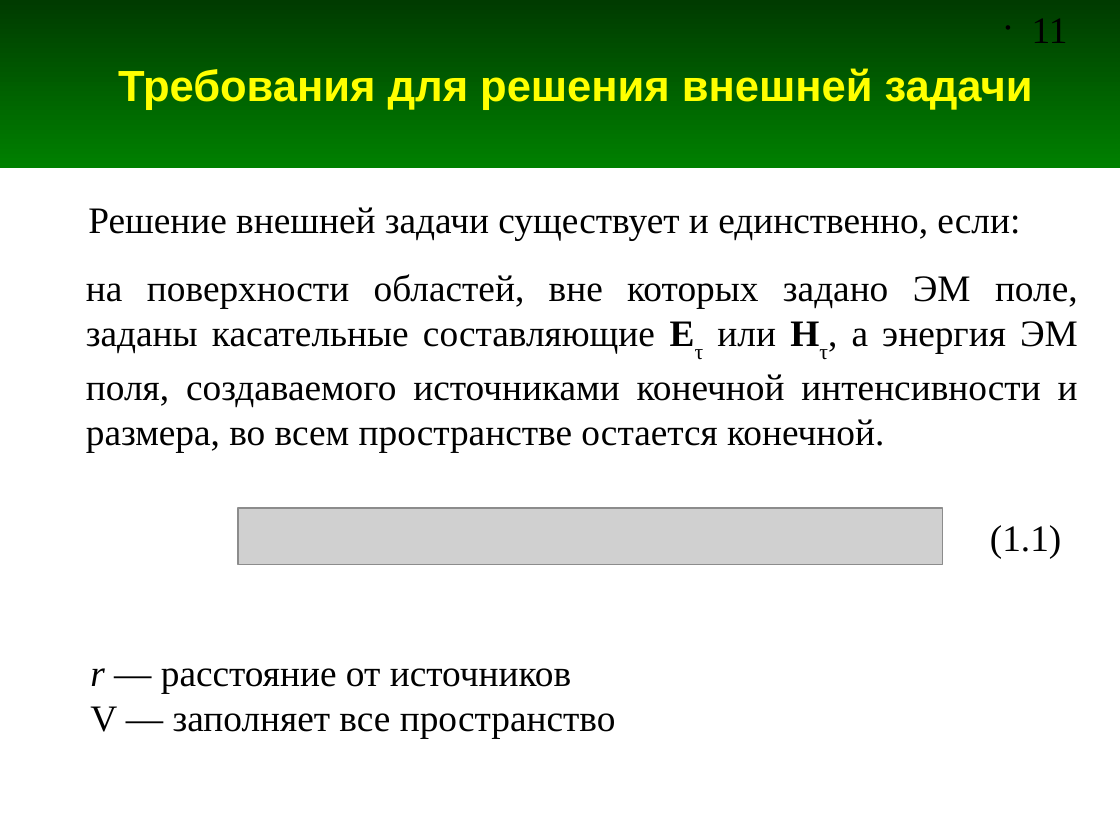
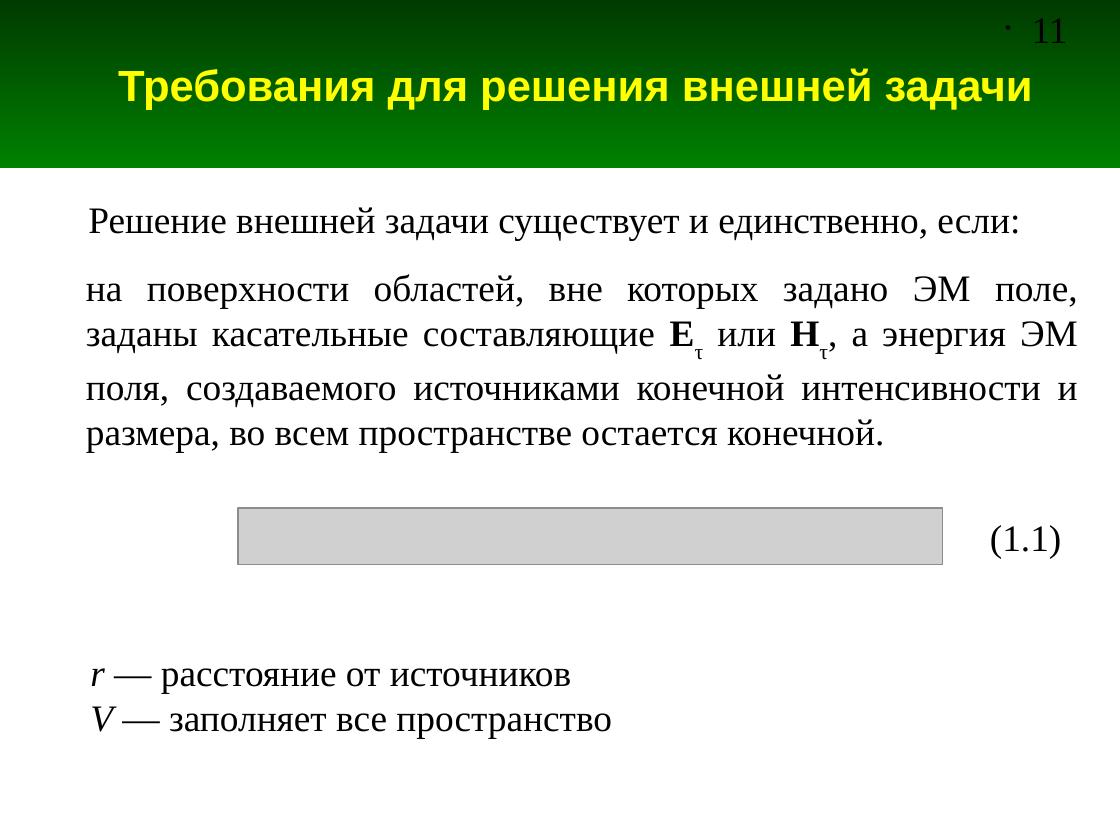
Before and after one commit to andris0147sv/modelling, a slide deck: slide 11 of presentations/1. Problem Statement.odp. Drawn at 1120x840 pixels with LibreOffice and Linux fonts; fonts in the diff are those of the drawing; grey boxes stand for pictures. Boxes give left, top, right and bottom in pixels: in the first picture for what was removed or moved away, otherwise in the second. Text is boxed around its words. In the diff, an @@ line names an element or a change of style, - is before the commit and + after.

```diff
--- a/presentations/1. Problem Statement.odp
+++ b/presentations/1. Problem Statement.odp
@@ text at box(90, 706, 612, 738): italic on in "V" @@
```
Also in this commit, not shown: 6 other slides changed, 4 other files.
